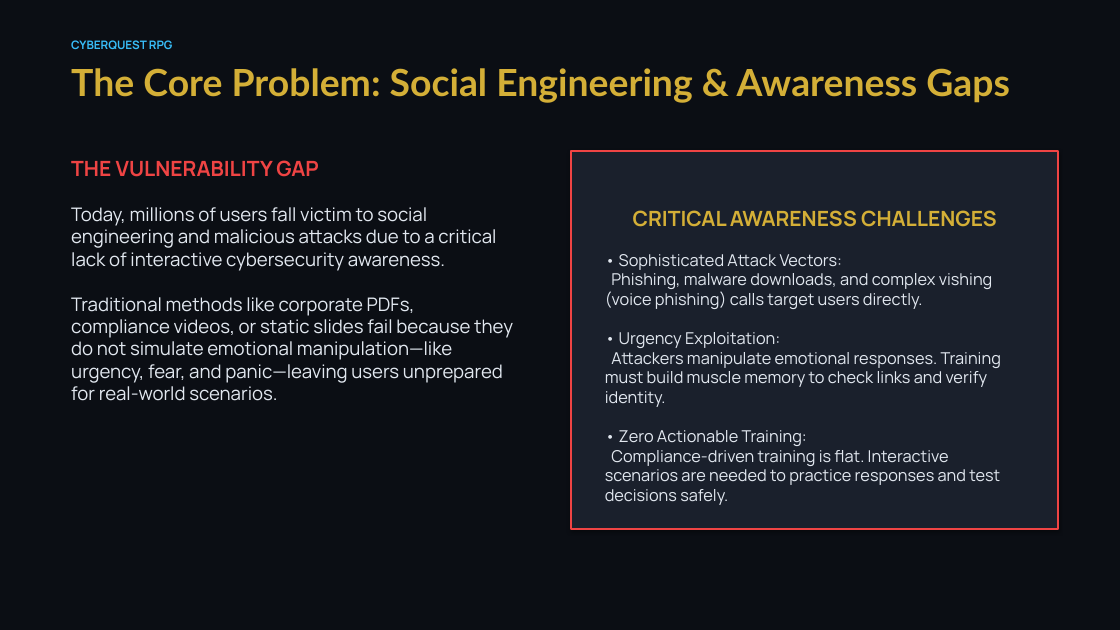
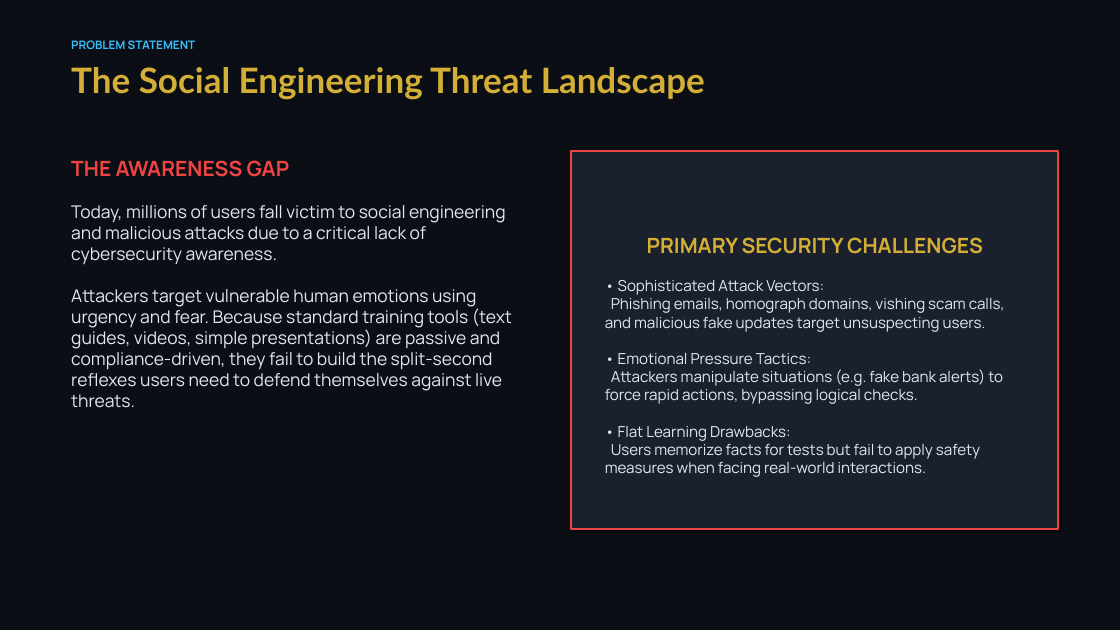
Before and after one commit to YashovardhanReddy001/cyberquest-rpg, a slide deck: slide 2 of docs/cyberquest_presentation.pptx. Drawn at 1120x630 pixels with LibreOffice and Linux fonts; fonts in the diff are those of the drawing. Boxes give left, top, right and bottom in pixels: in the first picture for what was removed or moved away, otherwise in the second. Text is boxed around its words. In the diff, an @@ line names an element or a change of style, - is before the commit and + after.

```diff
--- a/docs/cyberquest_presentation.pptx
+++ b/docs/cyberquest_presentation.pptx
@@ text at bbox=[71, 40, 196, 49]: text changed @@
-CYBERQUEST RPG
+PROBLEM STATEMENT
@@ text at bbox=[71, 67, 705, 100]: text changed; size 32 to 30 pt @@
-The Core Problem: Social Engineering & Awareness Gaps
+The Social Engineering Threat Landscape
@@ text at bbox=[71, 160, 512, 408]: text changed; size 16 to 15 pt @@
-THE VULNERABILITY GAP
-Today, millions of users fall victim to social engineering and malicious attacks due to a critical lack of interactive cybersecurity awareness.
-Traditional methods like corporate PDFs, compliance videos, or static slides fail because they do not simulate emotional manipulation—like urgency, fear, and panic—leaving users unprepared for real-world scenarios.
+THE AWARENESS GAP
+Today, millions of users fall victim to social engineering and malicious attacks due to a critical lack of cybersecurity awareness.
+Attackers target vulnerable human emotions using urgency and fear. Because standard training tools (text guides, videos, simple presentations) are passive and compliance-driven, they fail to build the split-second reflexes users need to defend themselves against live threats.
@@ text in rectangle at bbox=[605, 237, 1005, 477]: text changed; size 14 to 13 pt @@
-CRITICAL AWARENESS CHALLENGES
-• Sophisticated Attack Vectors:
-Phishing, malware downloads, and complex vishing (voice phishing) calls target users directly.
-• Urgency Exploitation:
-Attackers manipulate emotional responses. Training must build muscle memory to check links and verify identity.
-• Zero Actionable Training:
-Compliance-driven training is flat. Interactive scenarios are needed to practice responses and test decisions safely.
+PRIMARY SECURITY CHALLENGES
+• Sophisticated Attack Vectors:
+Phishing emails, homograph domains, vishing scam calls, and malicious fake updates target unsuspecting users.
+• Emotional Pressure Tactics:
+Attackers manipulate situations (e.g. fake bank alerts) to force rapid actions, bypassing logical checks.
+• Flat Learning Drawbacks:
+Users memorize facts for tests but fail to apply safety measures when facing real-world interactions.
```
Also in this commit, not shown: 7 other slides changed, 2 slides added, 2 slides removed.
